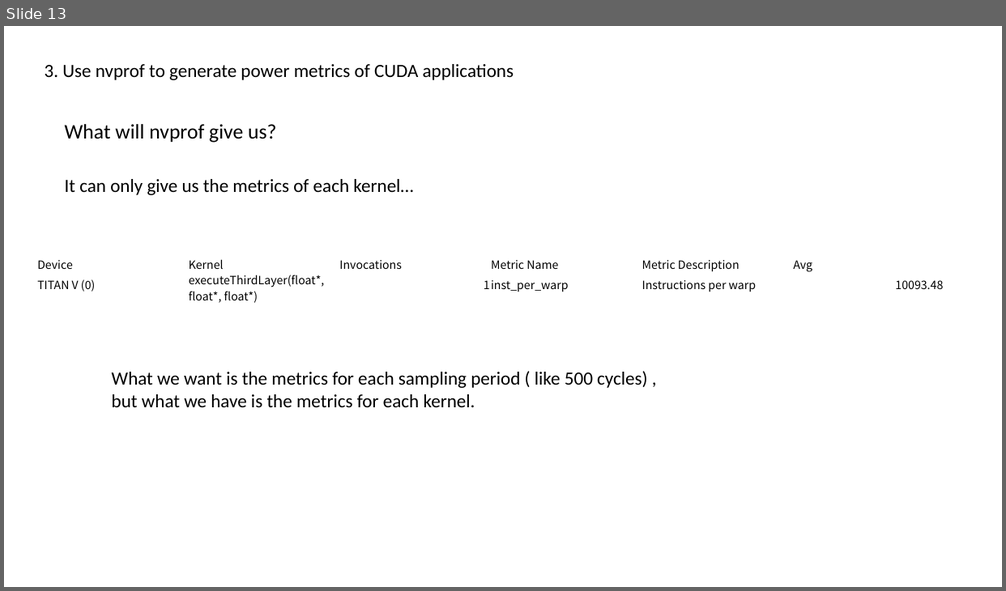
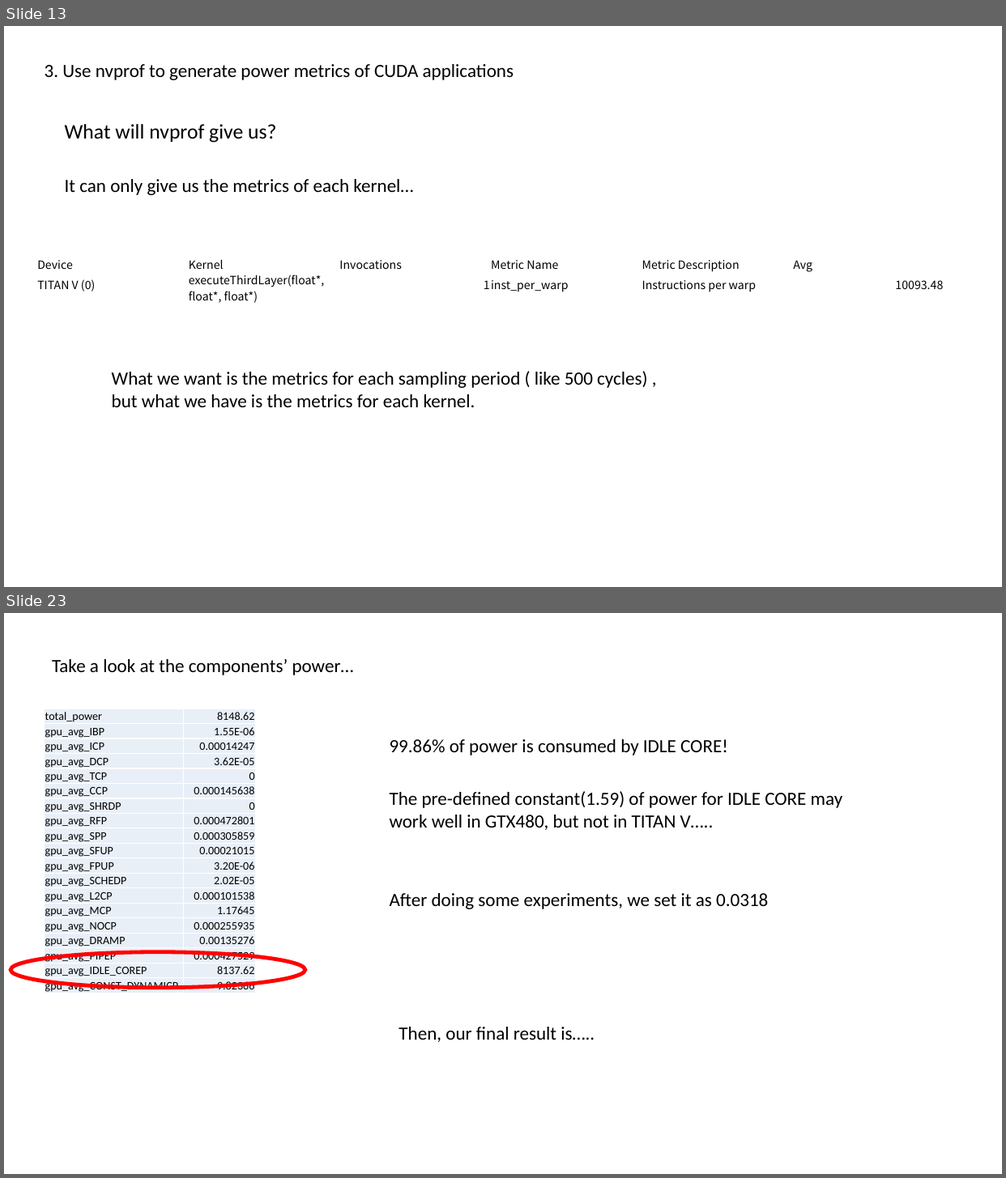
Before and after one commit to shenzongyi1997/GPU_learning, a slide deck: presentation/Shen Zongyi.pptx. Shown one above the other, each under a label of ours: slide 13 before the commit, slides 13 and 23 after it; the slides between them are not shown. The pictures are 1006x591 and 1006x1178 pixels, drawn with LibreOffice and Linux fonts; fonts in the diff are those of the drawing. Boxes give left, top, right and bottom in pixels: in the first picture for what was removed or moved away, otherwise in the second. Text is boxed around its words. In the diff, an @@ line names an element or a change of style, - is before the commit and + after.

```diff
--- a/presentation/Shen Zongyi.pptx
+++ b/presentation/Shen Zongyi.pptx
@@ slide 23 added at (x1=4, y1=613, x2=1002, y2=1174), background #FFFFFF @@
@@ text added at (x1=52, y1=659, x2=354, y2=675), 18 pt, text #000000 @@
+Take a look at the components’ power…
@@ table added at (x1=44, y1=709, x2=256, y2=995), 19 rows, 2 columns @@
+total_power | 8148.62
+gpu_avg_IBP | 1.55E-06
+gpu_avg_ICP | 0.00014247
+gpu_avg_DCP | 3.62E-05
+gpu_avg_TCP | 0
+gpu_avg_CCP | 0.000145638
+gpu_avg_SHRDP | 0
+gpu_avg_RFP | 0.000472801
+gpu_avg_SPP | 0.000305859
+gpu_avg_SFUP | 0.00021015
+gpu_avg_FPUP | 3.20E-06
+gpu_avg_SCHEDP | 2.02E-05
+gpu_avg_L2CP | 0.000101538
+gpu_avg_MCP | 1.17645
+gpu_avg_NOCP | 0.000255935
+gpu_avg_DRAMP | 0.00135276
+gpu_avg_PIPEP | 0.000427529
+gpu_avg_IDLE_COREP | 8137.62
+gpu_avg_CONST_DYNAMICP | 9.82366
@@ text added at (x1=390, y1=739, x2=728, y2=756), 18 pt, text #000000 @@
+99.86% of power is consumed by IDLE CORE!
@@ text added at (x1=390, y1=791, x2=843, y2=830), 18 pt, text #000000 @@
+The pre-defined constant(1.59) of power for IDLE CORE may
+work well in GTX480, but not in TITAN V…..
@@ text added at (x1=390, y1=893, x2=768, y2=909), 18 pt, text #000000 @@
+After doing some experiments, we set it as 0.0318
@@ ellipse added at (x1=10, y1=952, x2=305, y2=988), outline #FF0000 3.75 pt @@
@@ text added at (x1=398, y1=1027, x2=594, y2=1042), 18 pt, text #000000 @@
+Then, our final result is…..
```
Also in this commit, not shown: 3 slides changed, 9 other slides added.
